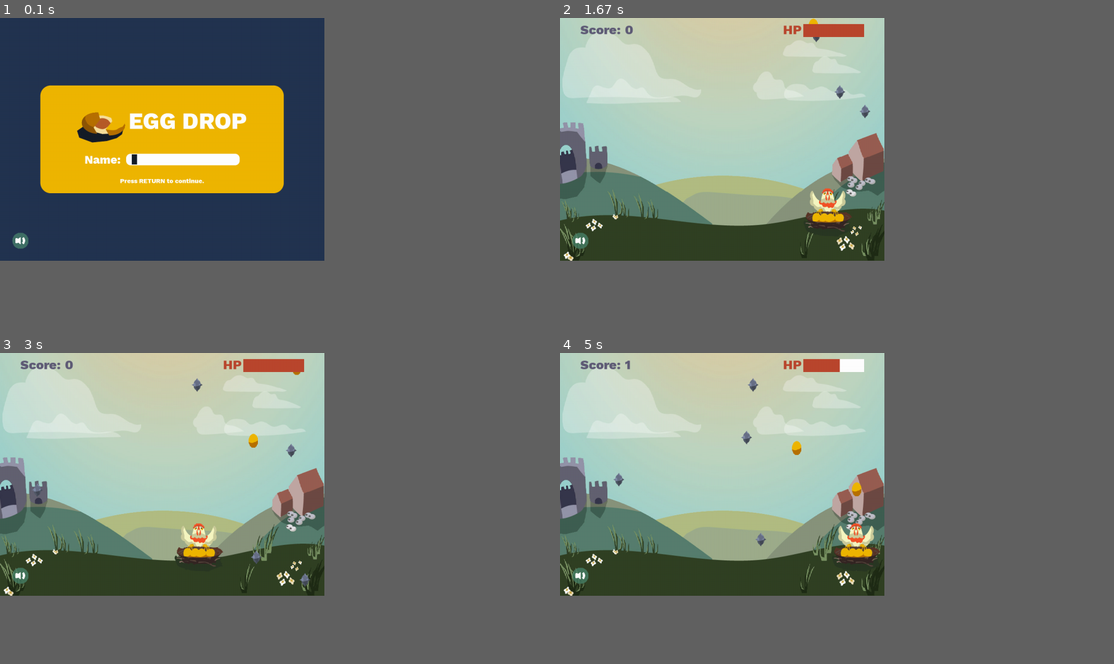
Above: before the commit, frames 1-4 (two rows, left to right).
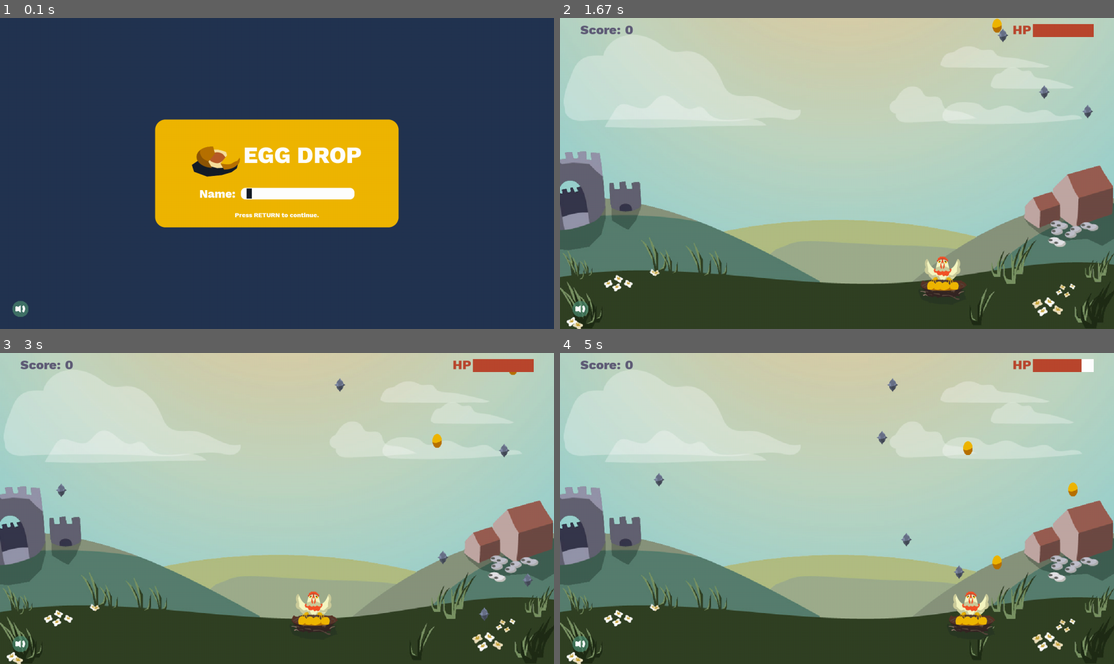
Above: after the commit, the same moments.

Repository: mokuki082/EggDrop
Game: pygame game, started from game.py
Same seed, same stepped clock (60 frames per second), same inputs: the game is played once before the commit and once after it.
Inputs:
- Up to frame 1 (0.1 s): no input
- Up to frame 2 (1.67 s): tap Enter at 0.33 s; hold Right 0.67-1.13 s; hold Right from 1.33 s (still down)
- Up to frame 3 (3 s): release Right at 1.8 s; hold Left 1.83-2.37 s; hold Left 2.4-2.8 s; hold Right from 2.83 s (still down)
- Up to frame 4 (5 s): release Right at 3.47 s; hold Left 3.5-3.97 s; hold Right 4-4.47 s; hold Right 4.5-4.97 s
The window is 527x395 before the commit and 900x506 after it. Grey fills any space a smaller window leaves; there, only what the larger window draws over its background counts as a difference.

The runs differ from the first frame. In frame 1, 22% of the frame differs, in the area x 2-72%, y 21-97%; in frame 2, 61%; in frame 3, 61%; in frame 4, 61%, in the area x 0-100%, y 0-100%.

Commit message:
Minor changes

Diff:
--- a/data/user_data.json
+++ b/data/user_data.json
@@ -1 +1 @@
-{"Hello": {"volume": true, "highscore": [5, 73, 69, 3], "screen_height": 600, "screen_width": 800}, "Test": {"volume": true, "highscore": [12, 8, 15], "screen_height": 600, "screen_width": 800}}
+{"Test": {"volume": true, "screen_height": 600, "highscore": [12, 8, 15], "screen_width": 800}, "Hello": {"volume": true, "screen_height": 600, "highscore": [5, 73, 69, 3, 18], "screen_width": 800}}
--- a/game.py
+++ b/game.py
@@ -6,8 +6,8 @@
 from sprites import *
 
 # Global Variables
-SCREEN_WIDTH = 800
-SCREEN_HEIGHT = 600
+SCREEN_WIDTH = 1366
+SCREEN_HEIGHT = 768
 FULLSCREEN = False
 
 '''
@@ -212,7 +212,7 @@
                 for chick in self.chick_baby_sprites.sprites():
                     chick.drop()
                     if chick.y > SCREEN_HEIGHT + chick.image.get_size()[1]:
-                        self.chick_baby_sprites.remove(egg)
+                        self.chick_baby_sprites.remove(chick)
 
                 # Check collision - Gold Egg
                 collected = pygame.sprite.spritecollide(self.chicken, self.egg_sprites, True)
--- a/sprites.py
+++ b/sprites.py
@@ -5,8 +5,8 @@
 from helper import *
 from sprites import *
 
-SCREEN_WIDTH = 800
-SCREEN_HEIGHT = 600
+SCREEN_WIDTH = 1366
+SCREEN_HEIGHT = 768
 FONT = os.path.join('fonts', 'WorkSans-ExtraBold.ttf')
 
 ''' Place a surface at the center of the screen '''
